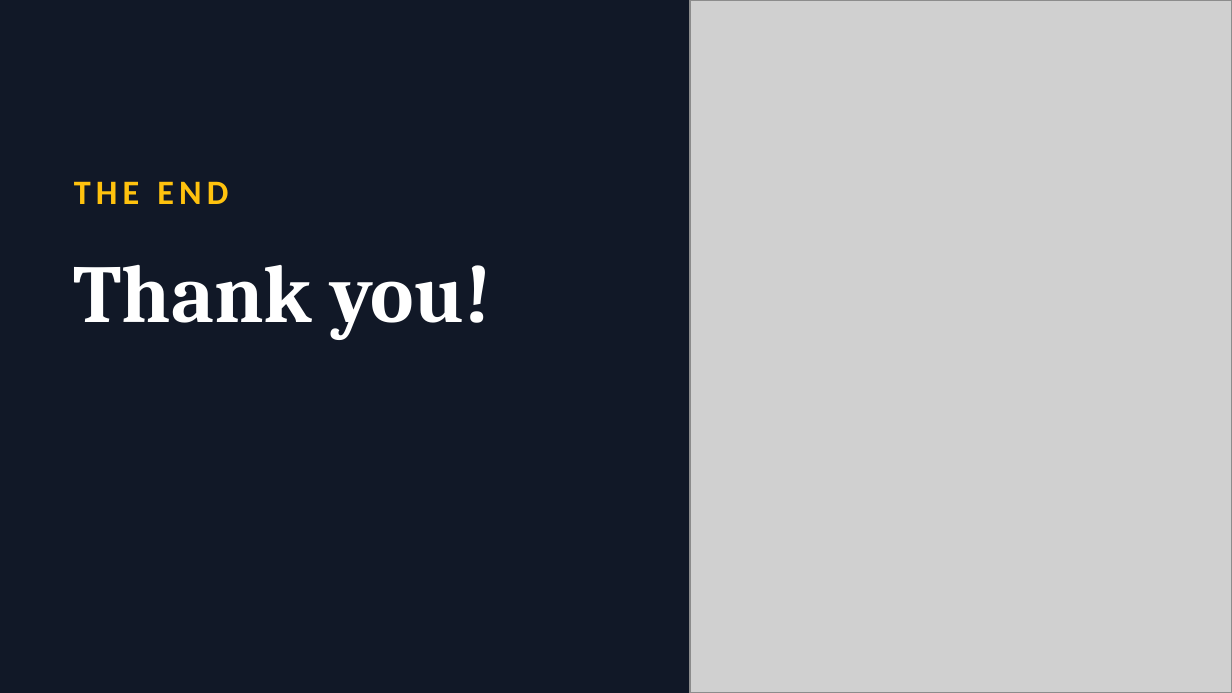
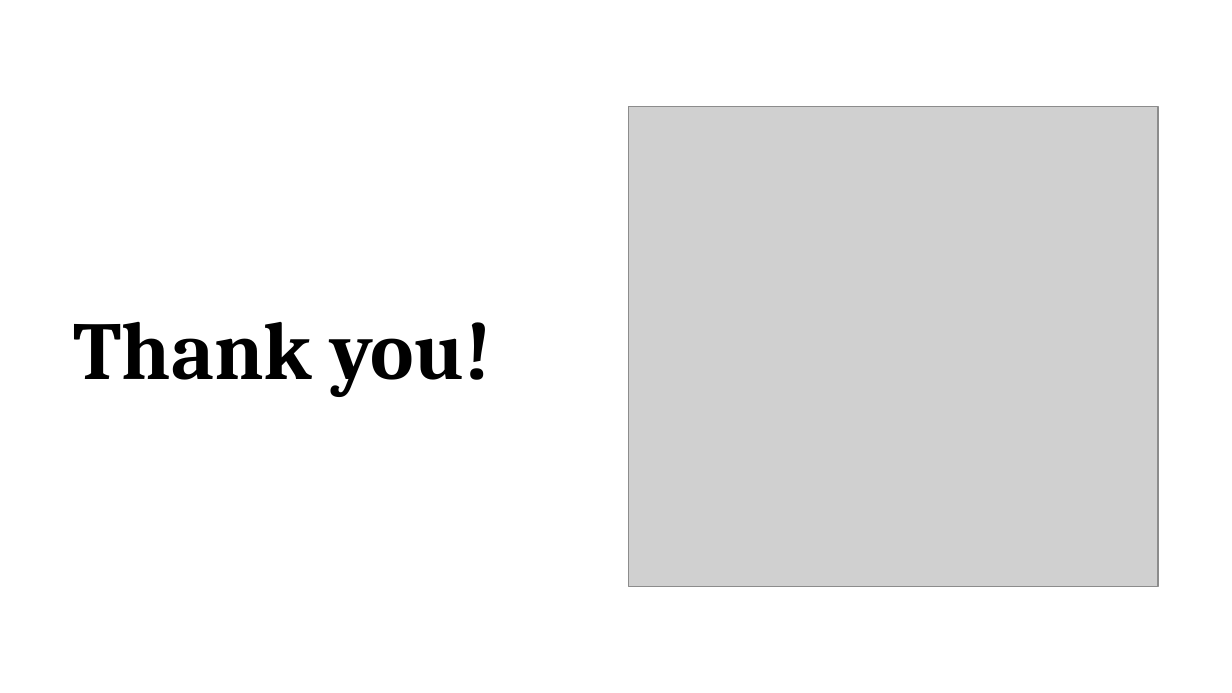
Before and after one commit to promilek2/Najs, a slide deck: slide 10 of Linus_Torvalds.pptx. Drawn at 1232x693 pixels with LibreOffice and Linux fonts; fonts in the diff are those of the drawing; grey boxes stand for pictures. Boxes give left, top, right and bottom in pixels: in the first picture for what was removed or moved away, otherwise in the second. Text is boxed around its words. In the diff, an @@ line names an element or a change of style, - is before the commit and + after.

```diff
--- a/Linus_Torvalds.pptx
+++ b/Linus_Torvalds.pptx
@@ background #111827 to #FFFFFF @@
@@ text "Thank you!": place and size @@
-text "Thank you!" at [74,265,492,340]
+text "Thank you!" at [74,322,492,397]
@@ text "Thank you!" at [74,322,492,397]: text colour #FFFFFF to #000000; vertical alignment top to middle @@
@@ picture: place and size @@
-picture at [690,0,1232,692]
+picture at [628,106,1158,586]
@@ text removed at [74,181,228,204] @@
-THE END
```
Also in this commit, not shown: 7 other slides changed, 2 slides added, 2 slides removed.
